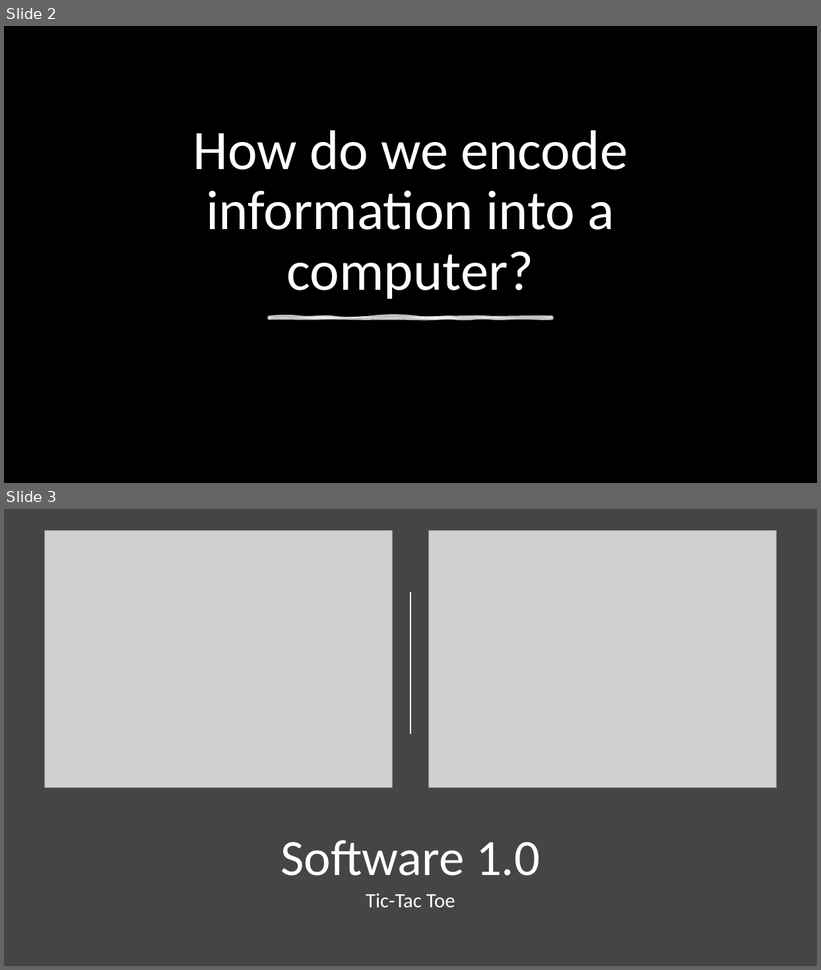
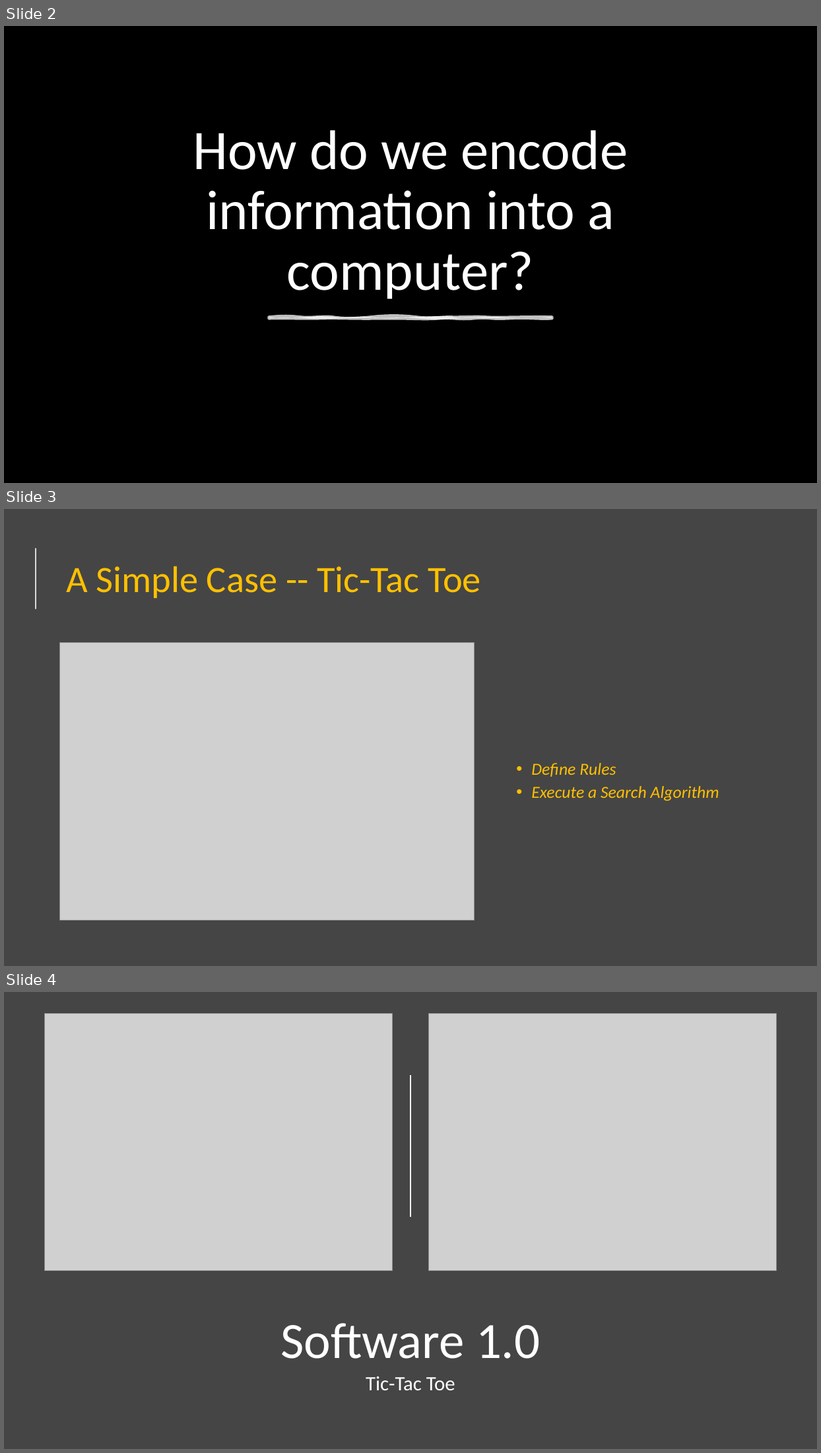
Before and after one commit to natitaw/my-books, a slide deck: presentation/Presentation1.pptx. Shown one above the other, each under a label of ours: slides 2 and 3 before the commit, slides 2, 3 and 4 after it. The pictures are 821x970 and 821x1453 pixels, drawn with LibreOffice and Linux fonts; fonts in the diff are those of the drawing; grey boxes stand for pictures; background and template pictures are left out. Boxes give left, top, right and bottom in pixels: in the first picture for what was removed or moved away, otherwise in the second. Text is boxed around its words. In the diff, an @@ line names an element or a change of style, - is before the commit and + after.

```diff
--- a/presentation/Presentation1.pptx
+++ b/presentation/Presentation1.pptx
@@ slide 3 added at box(4, 509, 817, 966), background #454545 @@
@@ line added from (36, 609) to (36, 548), #FFFFFF 1.5 pt @@
@@ title added at box(66, 566, 481, 598), 44 pt, text #FFC000 @@
+A Simple Case -- Tic-Tac Toe
@@ picture added at box(59, 642, 475, 921) @@
@@ text added at box(531, 763, 719, 801), 20 pt, text #FFC000, italic @@
+• Define Rules
+• Execute a Search Algorithm
@@ what was slide 3 is now slide 4 @@
```
